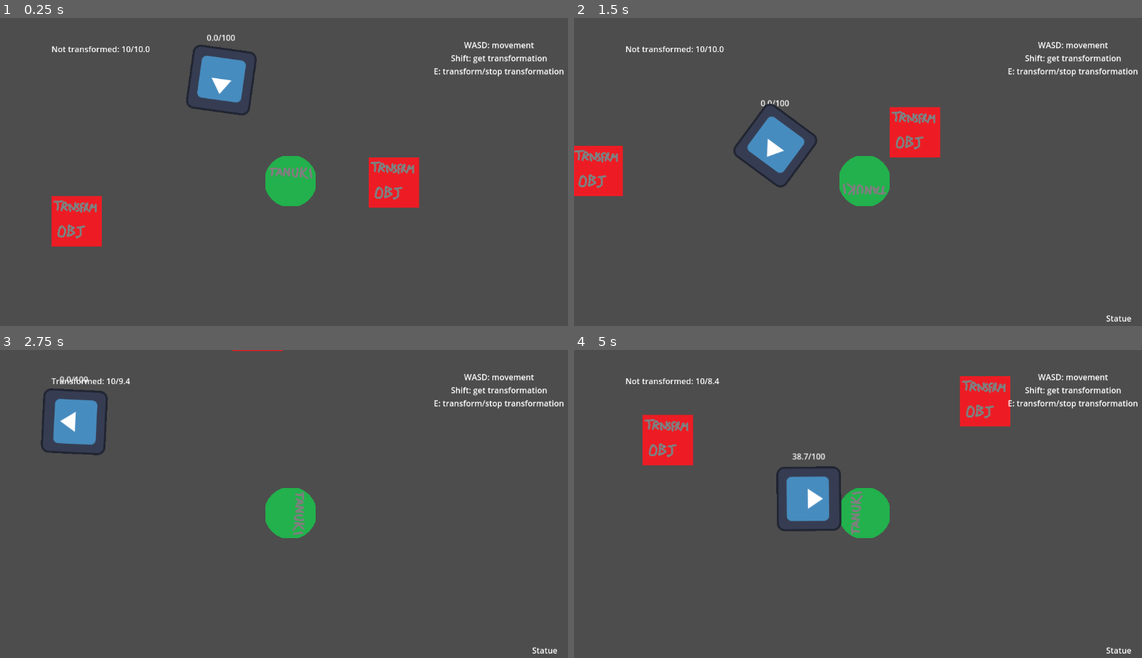
Above: before the commit, frames 1-4 (two rows, left to right).
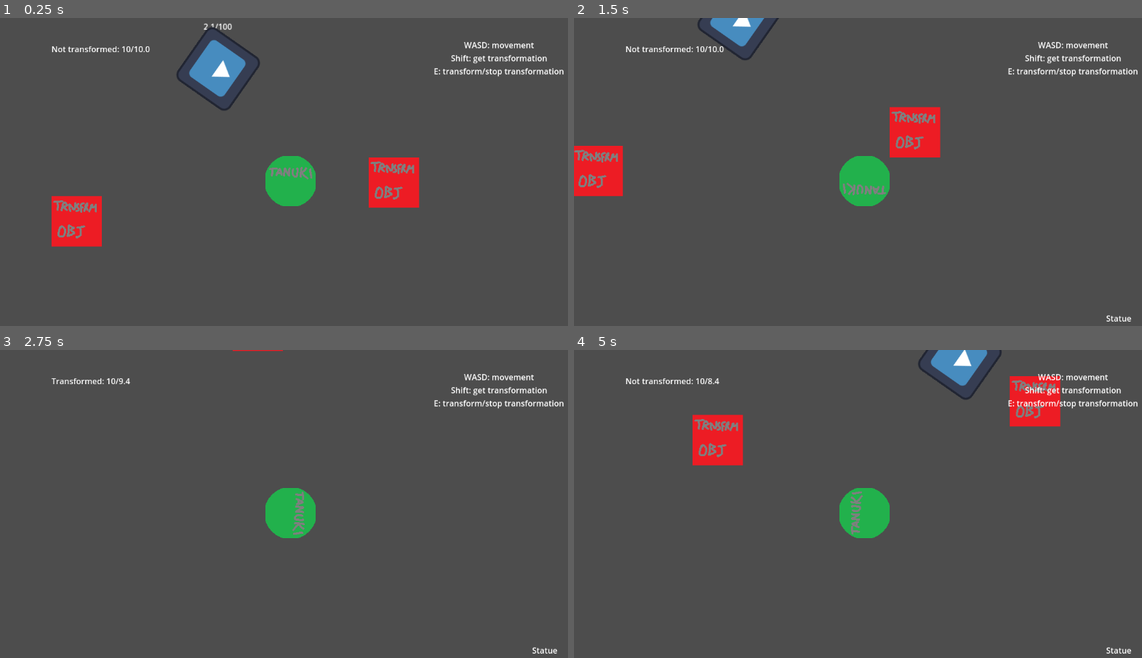
Above: after the commit, the same moments.

Repository: FinalExa/Tanuki
Game: Godot game, scene res://_Scenes/player_transform_test.tscn
The game is run twice, just before and just after one commit, with the same random seed, the same clock (stepped at 60 frames per second) and the same inputs. The engine's default icon, where the game draws it, is replaced by a stand-in: a white triangle on a blue panel in a dark square.
Inputs (mouse positions are in pixels of both pictures, inside the frame that each line leads up to):
- Up to frame 1 (0.25 s): no input
- Up to frame 2 (1.5 s): move the mouse to (994, 165) at 0.52 s; hold D (right) 0.53-1.28 s; click (994, 165) at 0.6 s; move the mouse to (750, 196) at 1.27 s; hold S (down) from 1.28 s (still down); tap Shift (interact) at 1.35 s
- Up to frame 3 (2.75 s): move the mouse to (346, 442) at 2.02 s; release S (down) at 2.03 s; hold D (right) from 2.03 s (still down); tap E (transformation) at 2.1 s
- Up to frame 4 (5 s): move the mouse to (835, 577) at 2.77 s; release D (right) at 2.78 s; hold W (up) 2.78-3.53 s; click (835, 577) at 2.85 s; move the mouse to (1039, 562) at 3.52 s; hold A (left) from 3.53 s (still down); tap Shift (interact) at 3.6 s; move the mouse to (687, 463) at 4.27 s; tap E (transformation) at 4.35 s

The runs differ from the first frame. In frame 1, 1.5% of the frame differs, in the area x 31-46%, y 1-32%; in frame 2, 2.2%; in frame 3, 1.5%; in frame 4, 8.1%, in the area x 12-86%, y 0-59%.

Commit message:
Partial Fix to Enemy AI issue

Diff:
--- a/BehaviorTree/Scripts/BT_Node.gd
+++ b/BehaviorTree/Scripts/BT_Node.gd
@@ -12,5 +12,5 @@
 
 @export var children: Array[BT_Node]
 
-func Evaluate(delta):
+func Evaluate(_delta):
 	return NodeState.FAILURE
--- a/Enemies/Scripts/BehaviorTree/GuardAlertCatchPreparation.gd
+++ b/Enemies/Scripts/BehaviorTree/GuardAlertCatchPreparation.gd
@@ -4,7 +4,6 @@
 
 func Evaluate(delta):
 	if (guardAlert.catchPreparationActive == true):
-		print("catch preparation")
 		if(guardAlert.catchPreparationTimer > 0):
 			guardAlert.catchPreparationTimer -= delta
 		else:
--- a/Enemies/Scripts/BehaviorTree/GuardAlertPreChase.gd
+++ b/Enemies/Scripts/BehaviorTree/GuardAlertPreChase.gd
@@ -4,7 +4,6 @@
 
 func Evaluate(delta):
 	if (guardAlert.chaseStart == false):
-		print("prechase")
 		if (guardAlert.preChaseTimer > 0):
 			guardAlert.preChaseTimer -= delta
 			return NodeState.FAILURE
--- a/Enemies/Scripts/BehaviorTree/GuardIsInAlert.gd
+++ b/Enemies/Scripts/BehaviorTree/GuardIsInAlert.gd
@@ -1,6 +1,6 @@
 extends GuardNode
 
-func Evaluate(delta):
+func Evaluate(_delta):
 	if (guardController.isInAlert == true):
 		return NodeState.FAILURE
 	return NodeState.SUCCESS
--- a/Enemies/Scripts/BehaviorTree/GuardIsInCheck.gd
+++ b/Enemies/Scripts/BehaviorTree/GuardIsInCheck.gd
@@ -1,6 +1,6 @@
 extends GuardNode
 
-func Evaluate(delta):
+func Evaluate(_delta):
 	if (guardController.isChecking):
 		return NodeState.FAILURE
 	return NodeState.SUCCESS
--- a/Enemies/Scripts/BehaviorTree/GuardIsInResearch.gd
+++ b/Enemies/Scripts/BehaviorTree/GuardIsInResearch.gd
@@ -1,6 +1,6 @@
 extends GuardNode
 
-func Evaluate(delta):
+func Evaluate(_delta):
 	if (guardController.isInResearch == true):
 		return NodeState.FAILURE
 	return NodeState.SUCCESS
--- a/Enemies/Scripts/BehaviorTree/GuardIsInStun.gd
+++ b/Enemies/Scripts/BehaviorTree/GuardIsInStun.gd
@@ -1,6 +1,6 @@
 extends GuardNode
 
-func Evaluate(delta):
+func Evaluate(_delta):
 	if (guardController.isStunned == true):
 		return NodeState.FAILURE
 	return NodeState.SUCCESS
--- a/Enemies/Scripts/GuardAlert.gd
+++ b/Enemies/Scripts/GuardAlert.gd
@@ -31,21 +31,21 @@
 	guardMovement.set_movement_speed(0)
 	guardController.isInAlert = true
 
-func _physics_process(delta):
-	target_tracker_operations(delta)
+func _physics_process(_delta):
+	target_tracker_operations()
 
-func target_tracker_operations(delta):
+func target_tracker_operations():
 	if (guardController.isInAlert == true && chaseStart == true):
-		tracker_ray(delta)
+		tracker_ray()
 
-func tracker_ray(delta):
+func tracker_ray():
 	var space_state = guardController.get_world_2d().direct_space_state
 	var query = PhysicsRayQueryParameters2D.create(guardController.position, alertTarget.global_position)
 	var result = space_state.intersect_ray(query)
 	if (result && result != { }):
-		track_target(result.collider, delta)
+		track_target(result.collider)
 
-func track_target(receivedTarget: Node2D, delta):
+func track_target(receivedTarget: Node2D):
 	if (receivedTarget == alertTarget):
 		guardRotator.setLookingAtNode(receivedTarget)
 		targetNotSeenActive = false
@@ -79,7 +79,7 @@
 	catchPreparationActive = true
 
 func capture_player():
-	print("PLAYER CAPTURED")
+	pass
 
 func stop_alert():
 	guardController.isInAlert = false
--- a/Enemies/Scripts/GuardCheck.gd
+++ b/Enemies/Scripts/GuardCheck.gd
@@ -106,7 +106,7 @@
 	else:
 		activate_check(target)
 
-func determine_if_end_check(body):
+func determine_if_end_check(_body):
 	if (guardController.isChecking == false):
 		checkWithRayCast = false
 		preCheckActive = false
--- a/Enemies/Scripts/GuardMovement.gd
+++ b/Enemies/Scripts/GuardMovement.gd
@@ -34,12 +34,14 @@
 	navigation_poly = $"../../NavigationRegion2D".navigation_polygon
 	NavigationServer2D.region_set_navigation_polygon(region, navigation_poly)
 	guardPatrol.set_current_patrol_routine()
+	set_process(true)
 
 func _update_navigation_path(start_position, end_position):
-	path = NavigationServer2D.map_get_path(map, start_position, end_position, true)
-	path.remove_at(0)
-	lastPosition = end_position
-	set_process(true)
+	if(lastPosition == null || lastPosition != end_position):
+		path = NavigationServer2D.map_get_path(map, start_position, end_position, true)
+		if(path.size() > 0):
+			path.remove_at(0)
+		lastPosition = end_position
 
 func _process(delta):
 	if((target != null || locationTargetEnabled == true)):
--- a/Enemies/Scripts/GuardPatrol.gd
+++ b/Enemies/Scripts/GuardPatrol.gd
@@ -94,7 +94,6 @@
 	patrolStopped = false
 	guardMovement.reset_movement_speed()
 
-
 func _on_guard_damaged():
 	if (guardController.isInPatrol == true):
 		stop_patrol()
--- a/Enemies/Scripts/GuardResearch.gd
+++ b/Enemies/Scripts/GuardResearch.gd
@@ -24,7 +24,7 @@
 @export var guardCheck: GuardCheck
 @export var guardStunned: GuardStunned
 
-func  _physics_process(delta):
+func  _physics_process(_delta):
 	research_active()
 
 func initialize_guard_research(target: Node2D, isMovable: bool):
@@ -43,10 +43,10 @@
 	researchLastPosition = researchTarget.position
 	researchLastDirection = researchTarget.velocity.normalized()
 
-func set_research_target(researchTarget: Vector2):
-	guardMovement.set_location_target(researchTarget)
+func set_research_target(target: Vector2):
+	guardMovement.set_location_target(target)
 	guardMovement.reset_movement_speed()
-	guardRotator.setLookingAtPosition(researchTarget)
+	guardRotator.setLookingAtPosition(target)
 
 func research_active():
 	if (guardController.isInResearch):
--- a/Enemies/Scripts/GuardRotator.gd
+++ b/Enemies/Scripts/GuardRotator.gd
@@ -15,6 +15,7 @@
 @export var mainNodeRef: Node2D
 
 func _process(_delta):
+	stayAttached()
 	lookAtTarget()
 
 func rotateTo(givenPoint):
@@ -51,3 +52,7 @@
 		if (isLookingAtPosition == true):
 			self.look_at(vectorTarget)
 			self.rotation_degrees += lookAtOffset
+
+func stayAttached():
+	if (self.position != Vector2.ZERO):
+		self.position = Vector2.ZERO
--- a/Enemies/guard.tscn
+++ b/Enemies/guard.tscn
@@ -102,80 +102,6 @@
 vertical_alignment = 1
 script = ExtResource("4_0sjol")
 
-[node name="BehaviorTree" type="Node" parent="." node_paths=PackedStringArray("root")]
-script = ExtResource("10_ixflf")
-root = NodePath("Sequence")
-
-[node name="Sequence" type="Node" parent="BehaviorTree" node_paths=PackedStringArray("children")]
-script = ExtResource("11_hsu07")
-children = [NodePath("Selector"), NodePath("Selector2"), NodePath("Selector3"), NodePath("Selector4")]
-
-[node name="Selector" type="Node" parent="BehaviorTree/Sequence" node_paths=PackedStringArray("children")]
-script = ExtResource("12_6su2y")
-children = [NodePath("GuardIsInStun"), NodePath("GuardStunnedTimer")]
-
-[node name="GuardIsInStun" type="Node" parent="BehaviorTree/Sequence/Selector" node_paths=PackedStringArray("guardController")]
-script = ExtResource("14_v1743")
-guardController = NodePath("../../../..")
-
-[node name="GuardStunnedTimer" type="Node" parent="BehaviorTree/Sequence/Selector" node_paths=PackedStringArray("guardStunned", "guardController")]
-script = ExtResource("15_ky3fu")
-guardStunned = NodePath("../../../../GuardStunned")
-guardController = NodePath("../../../..")
-
-[node name="Selector2" type="Node" parent="BehaviorTree/Sequence" node_paths=PackedStringArray("children")]
-script = ExtResource("12_6su2y")
-children = [NodePath("GuardIsInAlert"), NodePath("Sequence")]
-
-[node name="GuardIsInAlert" type="Node" parent="BehaviorTree/Sequence/Selector2" node_paths=PackedStringArray("guardController")]
-script = ExtResource("13_ymqa5")
-guardController = NodePath("../../../..")
-
-[node name="Sequence" type="Node" parent="BehaviorTree/Sequence/Selector2" node_paths=PackedStringArray("children")]
-script = ExtResource("11_hsu07")
-children = [NodePath("GuardAlertPreChase"), NodePath("GuardAlertTargetNotSeen"), NodePath("GuardAlertCatchPreparation")]
-
-[node name="GuardAlertPreChase" type="Node" parent="BehaviorTree/Sequence/Selector2/Sequence" node_paths=PackedStringArray("guardAlert", "guardController")]
-script = ExtResource("14_upctj")
-guardAlert = NodePath("../../../../../GuardAlert")
-guardController = NodePath("../../../../..")
-
-[node name="GuardAlertTargetNotSeen" type="Node" parent="BehaviorTree/Sequence/Selector2/Sequence" node_paths=PackedStringArray("guardAlert", "guardController")]
-script = ExtResource("15_smfg7")
-guardAlert = NodePath("../../../../../GuardAlert")
-guardController = NodePath("../../../../..")
-
-[node name="GuardAlertCatchPreparation" type="Node" parent="BehaviorTree/Sequence/Selector2/Sequence" node_paths=PackedStringArray("guardAlert", "guardController")]
-script = ExtResource("16_8kh41")
-guardAlert = NodePath("../../../../../GuardAlert")
-guardController = NodePath("../../../../..")
-
-[node name="Selector3" type="Node" parent="BehaviorTree/Sequence" node_paths=PackedStringArray("children")]
-script = ExtResource("12_6su2y")
-children = [NodePath("GuardIsInResearch"), NodePath("GuardResearchBuildup")]
-
-[node name="GuardIsInResearch" type="Node" parent="BehaviorTree/Sequence/Selector3" node_paths=PackedStringArray("guardController")]
-script = ExtResource("17_5me30")
-guardController = NodePath("../../../..")
-
-[node name="GuardResearchBuildup" type="Node" parent="BehaviorTree/Sequence/Selector3" node_paths=PackedStringArray("guardResearch", "guardController")]
-script = ExtResource("18_f81km")
-guardResearch = NodePath("../../../../GuardResearch")
-guardController = NodePath("../../../..")
-
-[node name="Selector4" type="Node" parent="BehaviorTree/Sequence" node_paths=PackedStringArray("children")]
-script = ExtResource("12_6su2y")
-children = [NodePath("GuardIsInCheck"), NodePath("GuardCheckReduction")]
-
-[node name="GuardIsInCheck" type="Node" parent="BehaviorTree/Sequence/Selector4" node_paths=PackedStringArray("guardController")]
-script = ExtResource("19_fuxqg")
-guardController = NodePath("../../../..")
-
-[node name="GuardCheckReduction" type="Node" parent="BehaviorTree/Sequence/Selector4" node_paths=PackedStringArray("guardCheck", "guardController")]
-script = ExtResource("20_n2nbb")
-guardCheck = NodePath("../../../../Rotator/GuardCheck")
-guardController = NodePath("../../../..")
-
 [node name="Rotator" type="Node2D" parent="." node_paths=PackedStringArray("mainNodeRef")]
 script = ExtResource("4_lrldw")
 leftRad = 270
@@ -235,6 +161,80 @@
 position = Vector2(95.999, 408)
 rotation = -3.14159
 
+[node name="BehaviorTree" type="Node" parent="." node_paths=PackedStringArray("root")]
+script = ExtResource("10_ixflf")
+root = NodePath("Sequence")
+
+[node name="Sequence" type="Node" parent="BehaviorTree" node_paths=PackedStringArray("children")]
+script = ExtResource("11_hsu07")
+children = [NodePath("Selector"), NodePath("Selector2"), NodePath("Selector3"), NodePath("Selector4")]
+
+[node name="Selector" type="Node" parent="BehaviorTree/Sequence" node_paths=PackedStringArray("children")]
+script = ExtResource("12_6su2y")
+children = [NodePath("GuardIsInStun"), NodePath("GuardStunnedTimer")]
+
+[node name="GuardIsInStun" type="Node" parent="BehaviorTree/Sequence/Selector" node_paths=PackedStringArray("guardController")]
+script = ExtResource("14_v1743")
+guardController = NodePath("../../../..")
+
+[node name="GuardStunnedTimer" type="Node" parent="BehaviorTree/Sequence/Selector" node_paths=PackedStringArray("guardStunned", "guardController")]
+script = ExtResource("15_ky3fu")
+guardStunned = NodePath("../../../../GuardStunned")
+guardController = NodePath("../../../..")
+
+[node name="Selector2" type="Node" parent="BehaviorTree/Sequence" node_paths=PackedStringArray("children")]
+script = ExtResource("12_6su2y")
+children = [NodePath("GuardIsInAlert"), NodePath("Sequence")]
+
+[node name="GuardIsInAlert" type="Node" parent="BehaviorTree/Sequence/Selector2" node_paths=PackedStringArray("guardController")]
+script = ExtResource("13_ymqa5")
+guardController = NodePath("../../../..")
+
+[node name="Sequence" type="Node" parent="BehaviorTree/Sequence/Selector2" node_paths=PackedStringArray("children")]
+script = ExtResource("11_hsu07")
+children = [NodePath("GuardAlertPreChase"), NodePath("GuardAlertTargetNotSeen"), NodePath("GuardAlertCatchPreparation")]
+
+[node name="GuardAlertPreChase" type="Node" parent="BehaviorTree/Sequence/Selector2/Sequence" node_paths=PackedStringArray("guardAlert", "guardController")]
+script = ExtResource("14_upctj")
+guardAlert = NodePath("../../../../../GuardAlert")
+guardController = NodePath("../../../../..")
+
+[node name="GuardAlertTargetNotSeen" type="Node" parent="BehaviorTree/Sequence/Selector2/Sequence" node_paths=PackedStringArray("guardAlert", "guardController")]
+script = ExtResource("15_smfg7")
+guardAlert = NodePath("../../../../../GuardAlert")
+guardController = NodePath("../../../../..")
+
+[node name="GuardAlertCatchPreparation" type="Node" parent="BehaviorTree/Sequence/Selector2/Sequence" node_paths=PackedStringArray("guardAlert", "guardController")]
+script = ExtResource("16_8kh41")
+guardAlert = NodePath("../../../../../GuardAlert")
+guardController = NodePath("../../../../..")
+
+[node name="Selector3" type="Node" parent="BehaviorTree/Sequence" node_paths=PackedStringArray("children")]
+script = ExtResource("12_6su2y")
+children = [NodePath("GuardIsInResearch"), NodePath("GuardResearchBuildup")]
+
+[node name="GuardIsInResearch" type="Node" parent="BehaviorTree/Sequence/Selector3" node_paths=PackedStringArray("guardController")]
+script = ExtResource("17_5me30")
+guardController = NodePath("../../../..")
+
+[node name="GuardResearchBuildup" type="Node" parent="BehaviorTree/Sequence/Selector3" node_paths=PackedStringArray("guardResearch", "guardController")]
+script = ExtResource("18_f81km")
+guardResearch = NodePath("../../../../GuardResearch")
+guardController = NodePath("../../../..")
+
+[node name="Selector4" type="Node" parent="BehaviorTree/Sequence" node_paths=PackedStringArray("children")]
+script = ExtResource("12_6su2y")
+children = [NodePath("GuardIsInCheck"), NodePath("GuardCheckReduction")]
+
+[node name="GuardIsInCheck" type="Node" parent="BehaviorTree/Sequence/Selector4" node_paths=PackedStringArray("guardController")]
+script = ExtResource("19_fuxqg")
+guardController = NodePath("../../../..")
+
+[node name="GuardCheckReduction" type="Node" parent="BehaviorTree/Sequence/Selector4" node_paths=PackedStringArray("guardCheck", "guardController")]
+script = ExtResource("20_n2nbb")
+guardCheck = NodePath("../../../../Rotator/GuardCheck")
+guardController = NodePath("../../../..")
+
 [connection signal="damaged" from="." to="GuardPatrol" method="_on_guard_damaged"]
 [connection signal="damaged" from="." to="GuardResearch" method="_on_guard_damaged"]
 [connection signal="damaged" from="." to="GuardAlert" method="_on_guard_damaged"]
--- a/PlayerCharacter/PlayerCharacter.tscn
+++ b/PlayerCharacter/PlayerCharacter.tscn
@@ -6,7 +6,7 @@
 [ext_resource type="PackedScene" uid="uid://cek5x81rd0yiw" path="res://UI/ui.tscn" id="2_d3p1y"]
 [ext_resource type="Texture2D" uid="uid://dyiale1jrkaxh" path="res://PlayerCharacter/Sprites/PlayerSprite.png" id="2_qjwsv"]
 [ext_resource type="Script" path="res://PlayerCharacter/Scripts/TransformationChange.gd" id="3_bjmh7"]
-[ext_resource type="PackedScene" uid="uid://bqguar4cro7y5" path="res://PlayerCharacter/tail.tscn" id="6_gubbw"]
+[ext_resource type="PackedScene" uid="uid://bqguar4cro7y5" path="res://PlayerCharacter/Tail.tscn" id="6_gubbw"]
 [ext_resource type="Script" path="res://PlayerCharacter/Scripts/PlayerAttack.gd" id="8_eoajp"]
 [ext_resource type="Script" path="res://PlayerCharacter/Scripts/AttackHitbox.gd" id="9_xmiyi"]
 
